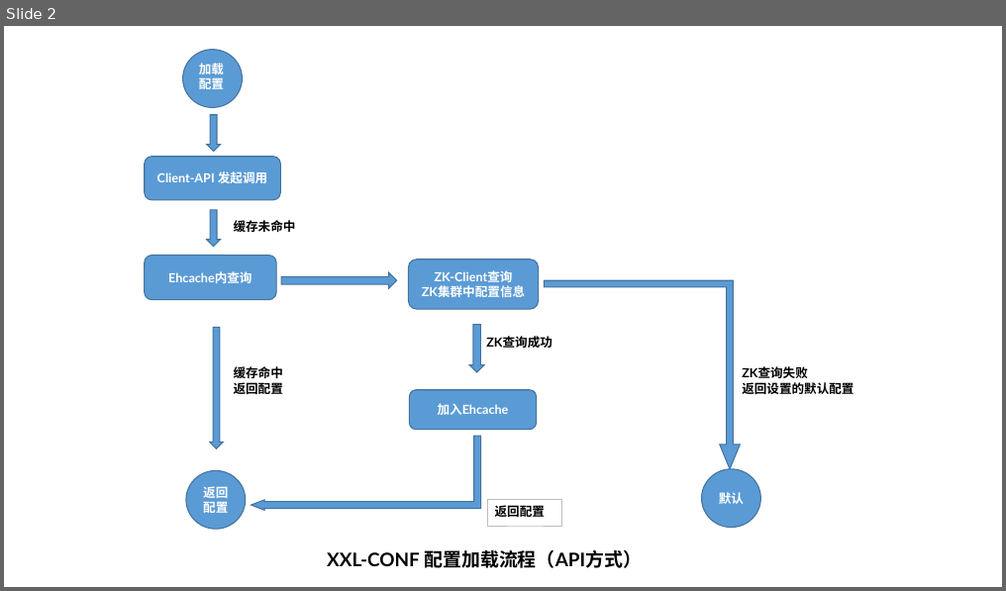
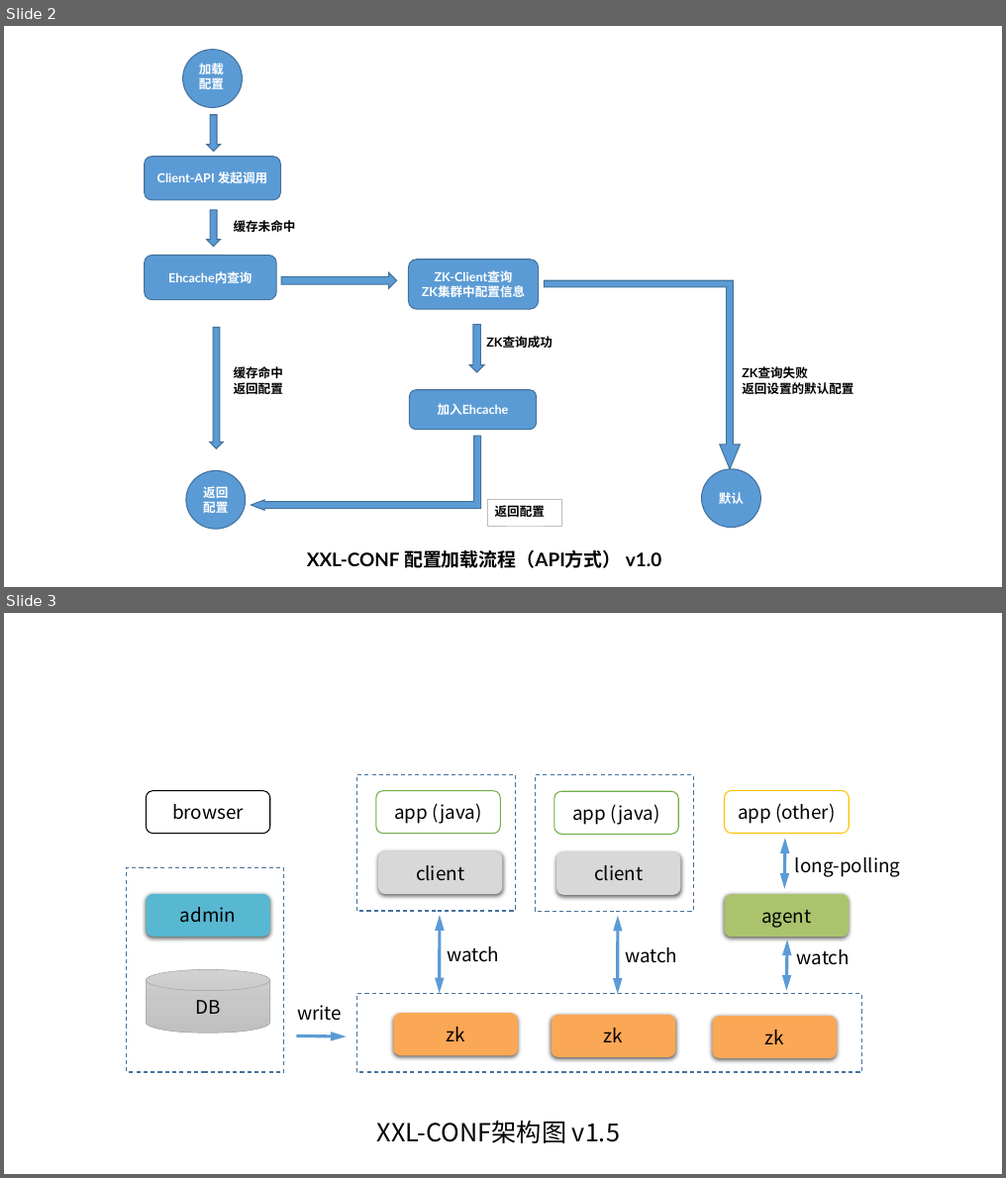
Before and after one commit to xuxueli/xxl-conf, a slide deck: doc/XXL-CONF架构图.pptx. Shown one above the other, each under a label of ours: slide 2 before the commit, slides 2 and 3 after it. The pictures are 1006x591 and 1006x1178 pixels, drawn with LibreOffice and Linux fonts; fonts in the diff are those of the drawing. Boxes give left, top, right and bottom in pixels: in the first picture for what was removed or moved away, otherwise in the second. Text is boxed around its words. In the diff, an @@ line names an element or a change of style, - is before the commit and + after.

```diff
--- a/doc/XXL-CONF架构图.pptx
+++ b/doc/XXL-CONF架构图.pptx
@@ slide 3 added at bbox=[4, 613, 1002, 1174], background #FFFFFF @@
@@ rectangle added at bbox=[356, 774, 515, 911], outline #43739E 1 pt dashed @@
@@ rectangle added at bbox=[535, 775, 693, 912], outline #43739E 1 pt dashed @@
@@ rounded rectangle added at bbox=[724, 790, 848, 833], fill #FFFFFF, outline #FFC000 1 pt, 18 pt, text #000000 @@
+app (other)
@@ rounded rectangle added at bbox=[147, 791, 270, 834], fill #FFFFFF, outline #000000 1 pt, 18 pt, text #000000 @@
+browser
@@ rounded rectangle added at bbox=[376, 791, 500, 834], fill #FFFFFF, outline #70AD47 1 pt, 18 pt, text #000000 @@
+app (java)
@@ rounded rectangle added at bbox=[554, 791, 678, 834], fill #FFFFFF, outline #70AD47 1 pt, 18 pt, text #000000 @@
+app (java)
@@ double arrow added from (785, 839) to (785, 889), #5B9BD5 3 pt @@
@@ rectangle added at bbox=[127, 867, 284, 1072], outline #43739E 1 pt dashed @@
@@ rounded rectangle added at bbox=[378, 852, 503, 894], fill #D8D8D8, 18 pt, text #000000 @@
+client
@@ rounded rectangle added at bbox=[556, 853, 681, 895], fill #D8D8D8, 18 pt, text #000000 @@
+client
@@ text added at bbox=[795, 858, 901, 877], 18 pt, text #000000 @@
+long-polling
@@ rounded rectangle added at bbox=[147, 894, 270, 937], fill #58B8D1, 18 pt, text #000000 @@
+admin
@@ rounded rectangle added at bbox=[724, 894, 848, 937], fill #ABC36C, 18 pt, text #000000 @@
+agent
@@ double arrow added from (440, 916) to (440, 993), #5B9BD5 3 pt @@
@@ double arrow added from (618, 916) to (618, 994), #5B9BD5 3 pt @@
@@ text added at bbox=[447, 947, 499, 962], 18 pt, text #000000 @@
+watch
@@ text added at bbox=[625, 948, 677, 963], 18 pt, text #000000 @@
+watch
@@ double arrow added from (787, 940) to (787, 991), #5B9BD5 3 pt @@
@@ text added at bbox=[797, 950, 849, 965], 18 pt, text #000000 @@
+watch
@@ cylinder added at bbox=[147, 970, 270, 1034], fill gradient #D2D2D2 to #C8C8C8 to #C0C0C0, outline #A5A5A5 0.5 pt, 18 pt, text #000000 @@
+DB
@@ rectangle added at bbox=[356, 994, 862, 1072], outline #43739E 1 pt dashed @@
@@ text added at bbox=[297, 1005, 342, 1021], 18 pt, text #000000 @@
+write
@@ rounded rectangle added at bbox=[393, 1014, 518, 1057], fill #FAA756, 18 pt, text #000000 @@
+zk
@@ rounded rectangle added at bbox=[551, 1015, 675, 1058], fill #FAA756, 18 pt, text #000000 @@
+zk
@@ rounded rectangle added at bbox=[712, 1016, 837, 1059], fill #FAA756, 18 pt, text #000000 @@
+zk
@@ arrow added from (297, 1036) to (347, 1037), #5B9BD5 3 pt @@
@@ text added at bbox=[377, 1120, 620, 1144], 24 pt, text #000000 @@
+XXL-CONF架构图 v1.5
@@ slide 2 changed as well @@
@@ text at bbox=[307, 551, 661, 569]: text changed @@
-XXL-CONF 配置加载流程（API方式）
+XXL-CONF 配置加载流程（API方式） v1.0
```
Also in this commit, not shown: 1 other slide changed, 1 other slide added, 6 other files.
